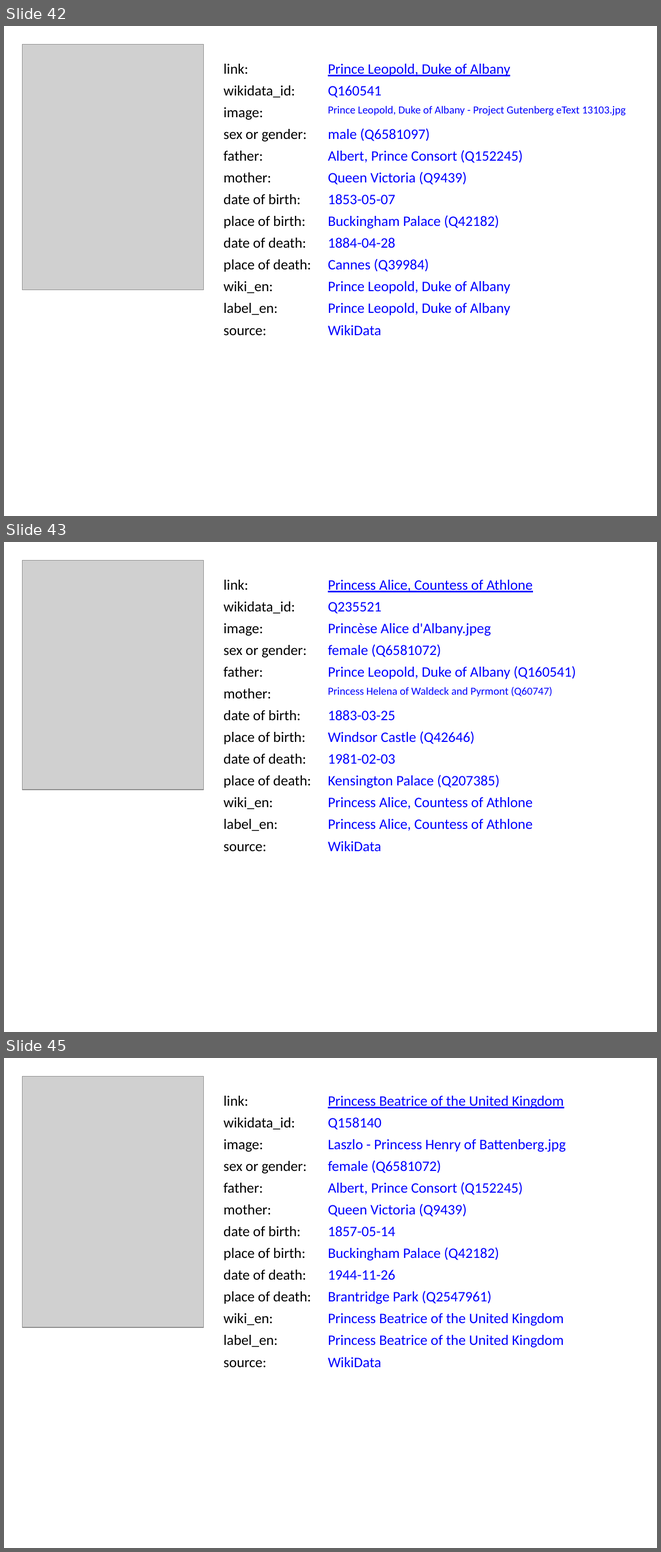
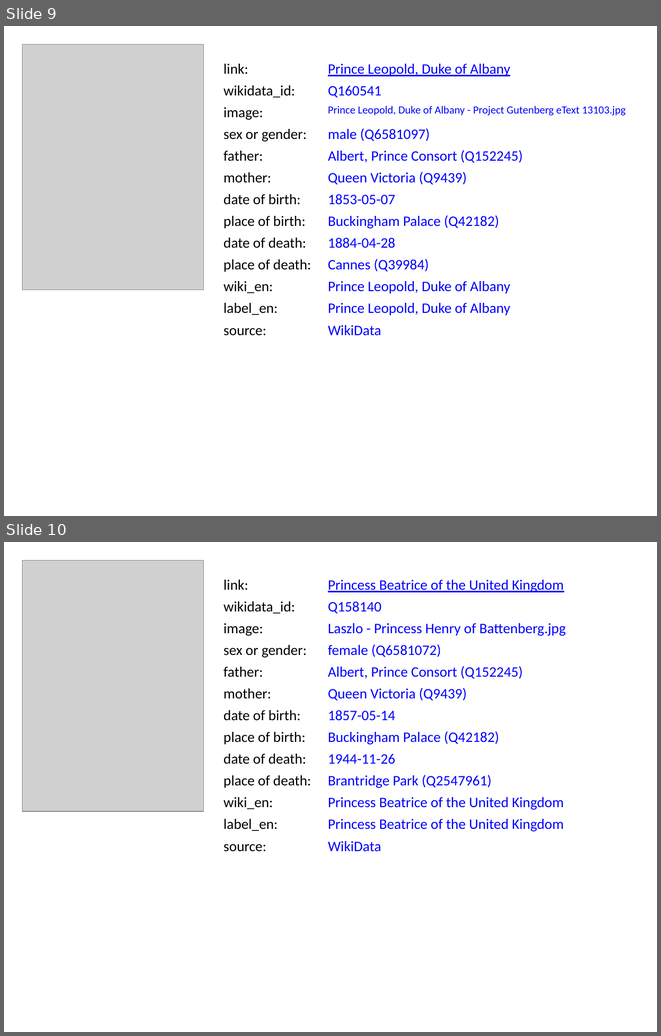
Before and after one commit to BITPlan/com.bitplan.simplegraph, a slide deck: simplegraph-powerpoint/QueenVictoria.pptx. Shown one above the other, each under a label of ours: slides 42, 43 and 45 before the commit, slides 9 and 10 after it; the slides between them are not shown. The pictures are 661x1552 and 661x1036 pixels, drawn with LibreOffice and Linux fonts; fonts in the diff are those of the drawing; grey boxes stand for pictures. Boxes give left, top, right and bottom in pixels: in the first picture for what was removed or moved away, otherwise in the second. Text is boxed around its words. In the diff, an @@ line names an element or a change of style, - is before the commit and + after.

```diff
--- a/simplegraph-powerpoint/QueenVictoria.pptx
+++ b/simplegraph-powerpoint/QueenVictoria.pptx
@@ slide 43 removed at bbox=[4, 542, 657, 1032], background #FFFFFF @@
@@ picture removed at bbox=[22, 560, 204, 790] @@
@@ text removed at bbox=[223, 580, 248, 590] @@
-link:
@@ text removed at bbox=[328, 580, 532, 592] @@
-Princess Alice, Countess of Athlone
@@ text removed at bbox=[223, 601, 295, 614] @@
-wikidata_id:
@@ text removed at bbox=[328, 602, 381, 614] @@
-Q235521
@@ text removed at bbox=[223, 623, 263, 636] @@
-image:
@@ text removed at bbox=[328, 623, 491, 636] @@
-Princèse Alice d'Albany.jpeg
@@ text removed at bbox=[223, 645, 307, 658] @@
-sex or gender:
@@ text removed at bbox=[328, 644, 441, 657] @@
-female (Q6581072)
@@ text removed at bbox=[223, 667, 263, 677] @@
-father:
@@ text removed at bbox=[328, 666, 576, 679] @@
-Prince Leopold, Duke of Albany (Q160541)
@@ text removed at bbox=[223, 688, 271, 698] @@
-mother:
@@ text removed at bbox=[328, 687, 552, 697] @@
-Princess Helena of Waldeck and Pyrmont (Q60747)
@@ text removed at bbox=[223, 710, 301, 721] @@
-date of birth:
@@ text removed at bbox=[328, 710, 395, 721] @@
-1883-03-25
@@ text removed at bbox=[223, 732, 306, 744] @@
-place of birth:
@@ text removed at bbox=[328, 731, 475, 744] @@
-Windsor Castle (Q42646)
@@ text removed at bbox=[223, 753, 306, 764] @@
-date of death:
@@ text removed at bbox=[328, 753, 395, 764] @@
-1981-02-03
@@ text removed at bbox=[223, 775, 311, 788] @@
-place of death:
@@ text removed at bbox=[328, 775, 500, 788] @@
-Kensington Palace (Q207385)
@@ text removed at bbox=[223, 797, 273, 809] @@
-wiki_en:
@@ text removed at bbox=[328, 797, 532, 809] @@
-Princess Alice, Countess of Athlone
@@ text removed at bbox=[223, 819, 277, 831] @@
-label_en:
@@ text removed at bbox=[328, 819, 532, 831] @@
-Princess Alice, Countess of Athlone
@@ text removed at bbox=[223, 844, 266, 852] @@
-source:
@@ text removed at bbox=[328, 841, 381, 852] @@
-WikiData
@@ what was slide 42 is now slide 9 @@
@@ what was slide 45 is now slide 10 @@
```
Also in this commit, not shown: 1 slide changed, 38 other slides removed, 10 other files.
